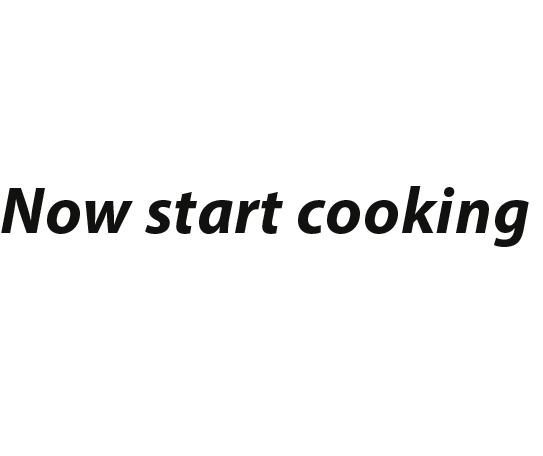
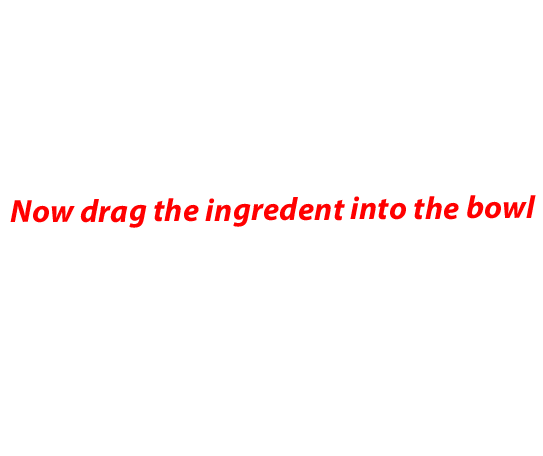
Layered file, before and after one edit (w=543, h=456). Changes by layer:
renamed "Now start cooking" to "Now drag the ingredent into the bowl", painted on it over [left=1, top=186, right=536, bottom=247]
